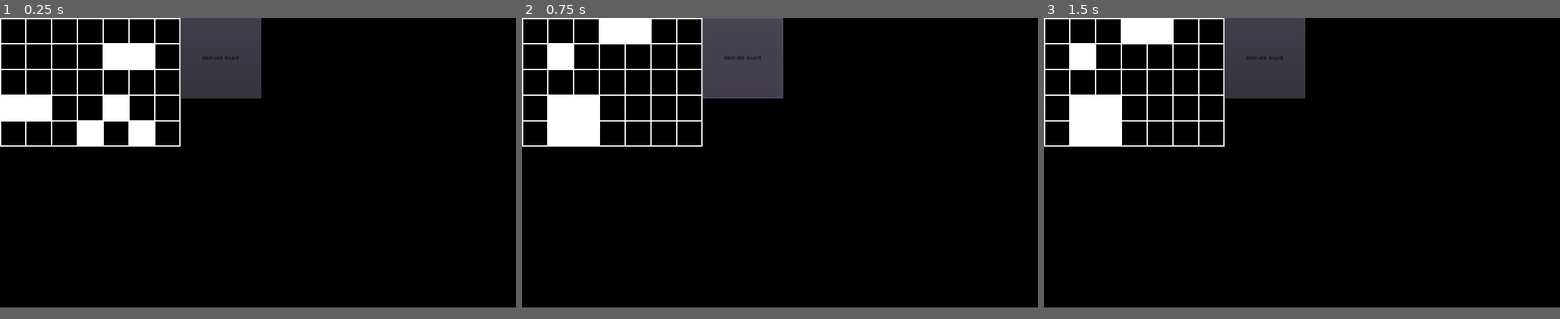
Above: before the commit, frames 1-3 (left to right).
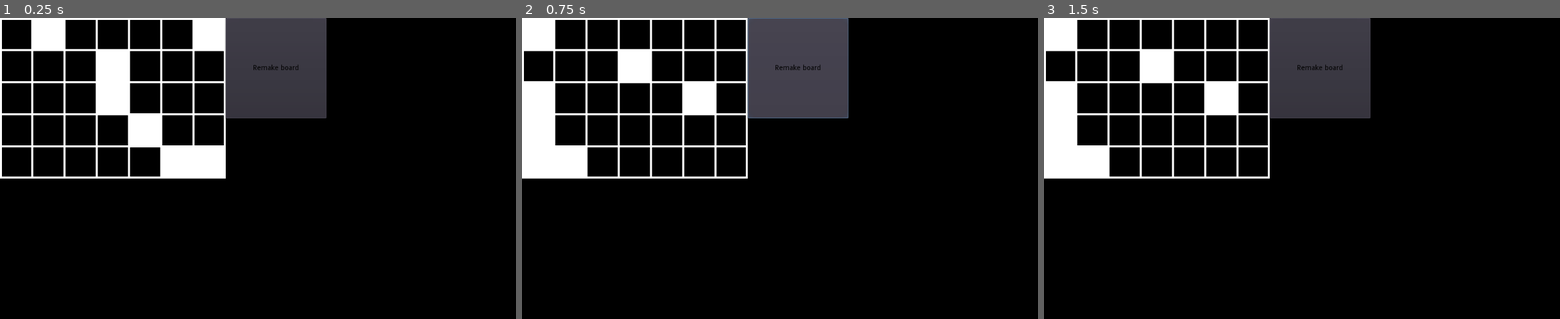
Above: after the commit, the same moments.

Repository: 0stam/turn-based-game
Game: Godot game, scene res://test_scene/TestScene.tscn
Two runs of this game, one before a commit and one after it. Both use one fixed random seed, a clock stepped at 60 frames per second and the inputs below.
Inputs (mouse positions are in pixels of both pictures, inside the frame that each line leads up to; where the layout moved, square brackets give the same spot in the first picture):
- Up to frame 1 (0.25 s): no input
- Up to frame 2 (0.75 s): click "Remake board" at 0.5 s
- Up to frame 3 (1.5 s): click (1059, 33) [1054, 30] at 1.25 s
The window is 800x450 before the commit and 800x468 after it. Grey fills any space a smaller window leaves; there, only what the larger window draws over its background counts as a difference.

The runs differ from the first frame. In frame 1, 14% of the frame differs, in the area x 0-64%, y 0-54%; in frame 2, 16%; in frame 3, 16%.

Commit message:
Add map generator

Diff:
--- a/board/board.gd
+++ b/board/board.gd
@@ -1,6 +1,7 @@
 extends Control
 
 
+# Texture names for graphics. Used when using given texture from different resolution folder
 var textures_path = "res://board/art"
 var textures = {
 	"field": "field.png",
@@ -10,6 +11,7 @@
 export var size : Vector2 = Vector2(6, 6)
 export var texture_size : int = 64
 var resizable = [self] # Nodes requiring resizing on columns/rows count change
+var initialized = false
 
 onready var fields : GridContainer = $Fields
 onready var grid : TextureRect = $Grid
@@ -18,15 +20,23 @@
 
 
 func _ready():
-	signals.connect("initialize", self, "initialize")
+	signals.connect("initialize", self, "initialize_board")
 
 	for i in get_children(): # Adding nodes witch need resizing
 		resizable.append(i) # If excluding some child would be required, consider blacklist
 
 
-func initialize(size_recieved=Vector2.ZERO) -> void:
-	if size_recieved != Vector2.ZERO:
-		size = size_recieved
+func initialize_board(size_recieved=Vector2.ZERO) -> void:
+	# Picking right size
+	if size_recieved != Vector2.ZERO: # If no size was given, use the scipt varables
+		if size_recieved == size: # If size didn't change, just reset all graphics
+			for i in fields.get_children():
+				i.texture_normal = null
+			return
+		size = size_recieved # If size was changed, proceed with new size
+
+	while fields.get_child_count() > 0: # Deleting all fields for sake of creating new ones
+		fields.get_child(0).queue_free()
 
 	# Loading sized textures
 	grid.texture = load(textures_path.plus_file(texture_size).plus_file(textures["field"]))
--- a/global/autoload/signals.gd
+++ b/global/autoload/signals.gd
@@ -6,7 +6,3 @@
 
 signal field_pressed(position)
 signal board_changed()
-
-
-func _ready():
-	pass
--- a/project.godot
+++ b/project.godot
@@ -15,7 +15,7 @@
 
 [application]
 
-config/name="tbpg"
+config/name="tbsg"
 run/main_scene="res://test_scene/TestScene.tscn"
 config/icon="res://icon.png"
 
@@ -23,38 +23,6 @@
 
 Signals="*res://global/autoload/signals.gd"
 
-[display]
-
-window/size/width=1280
-window/size/height=720
-window/size/fullscreen=true
-window/stretch/mode="2d"
-window/stretch/aspect="expand"
-
-[importer_defaults]
-
-texture={
-"compress/bptc_ldr": 0,
-"compress/hdr_mode": 0,
-"compress/lossy_quality": 0.7,
-"compress/mode": 0,
-"compress/normal_map": 0,
-"detect_3d": false,
-"flags/anisotropic": false,
-"flags/filter": false,
-"flags/mipmaps": false,
-"flags/repeat": 0,
-"flags/srgb": 2,
-"process/HDR_as_SRGB": false,
-"process/fix_alpha_border": true,
-"process/invert_color": false,
-"process/premult_alpha": false,
-"size_limit": 0,
-"stream": false,
-"svg/scale": 1.0
-}
-
 [rendering]
 
-quality/2d/use_pixel_snap=true
 environment/default_environment="res://default_env.tres"
--- a/systems/board.gd
+++ b/systems/board.gd
@@ -1,10 +1,13 @@
 extends Node
 
+# Variables keeping parsed json data
 var objects : Dictionary = {}
 var generators : Dictionary = {}
-var board : Array = []
 
-export(String) var json_list : String
+var board : Array = [] # Actual board array
+var flood_fill : Array = [] # Required for flood fill to work
+
+export(String) var json_list : String # Name of file containing all json files paths
 
 onready var signals = Signals
 
@@ -39,35 +42,92 @@
 func initialize_board(size : Vector2, reset:=true) -> void: # Fill board with empty dictionaries
 	if reset:
 		board = []
-	for i in range(size.y):
+	flood_fill = [] # Also reset the flood fill array
+	for i in range(size.x):
 		board.append([])
-		for _j in range(size.x):
+		flood_fill.append([])
+		for _j in range(size.y):
 			board[i].append({})
+			flood_fill[i].append(false)
+
+
+func flood_fill_check(position : Vector2) -> void: # Performing flood fill on board
+	# If position.x and y are valid board indexes
+	if len(board) > position.x and position.x >= 0 and len(board[0]) > position.y and position.y >= 0:
+		if not flood_fill[position.x][position.y]: # If this field wasn't processed previously.
+			if not get_key(position, "collision", false): # If there is no collision here
+				flood_fill[position.x][position.y] = true # Mark this field as processed
+				for i in range(-1, 2, 2): # Perform same operation for neighbouring fields
+					flood_fill_check(position + Vector2(i, 0))
+					flood_fill_check(position + Vector2(0, i))
+
+
+
+func check_for_unreachable():
+	# Finding first empty field
+	var start : Vector2 = Vector2.ZERO
+	var exit : bool = false # Indicates need of breaking outer loop
+	for i in range(len(board)):
+		for j in range(len(board[0])):
+			if not get_key(Vector2(i, j), "collision", false):
+				start = Vector2(i, j)
+				exit = true
+				break
+		if exit:
+			break
+
+	flood_fill_check(start) # Performing flood fill
+
+	for i in range(len(board)): # Checking if some empty field wasn't filled
+		for j in range(len(board[0])):
+			if get_key(Vector2(i, j), "collision", false) != (not flood_fill[i][j]):
+				return false # If so, returning false
+	print("DEBUG: true")
+	return true # Else returning true
 
 
 func generate_board(name : String) -> void:
-	var field_count = len(board) * len(board[0]) # Number of fields present on the board
-	for object in generators[name]["objects"]: # For every object type to be generated
-		var quantity : float = 0 # Variable storing how many of that object should be generated
+	while true:
+		var field_count = len(board) * len(board[0]) # Number of fields present on the board
+		for object in generators[name]["objects"]: # For every object type to be generated
+			var quantity : float = 0 # Variable storing how many of that object should be generated
 
-		# Qantity is table following rule [a, b, c] = a*q^2+b*q+c and so on, where q is field_count
-		for i in range(len(object["quantity"])):
-			quantity += pow(field_count, i) * object["quantity"][-i - 1]
+			# Qantity is table following rule [a, b, c] = a*q^2+b*q+c and so on, where q is field_count
+			for i in range(len(object["quantity"])):
+				quantity += pow(field_count, i) * object["quantity"][-i - 1]
 
-		quantity = clamp(quantity, 0, field_count) # Clamping quantity to valid values
-		match object["round"]: # Applying requested type of rounding to int
-			"math":
-				quantity = round(quantity)
-			"down":
-				quantity = floor(quantity)
-			"up":
-				quantity = ceil(quantity)
+			quantity = clamp(quantity, 0, field_count) # Clamping quantity to valid values
+			match object["round"]: # Applying requested type of rounding to int
+				"math":
+					quantity = round(quantity)
+				"down":
+					quantity = floor(quantity)
+				"up":
+					quantity = ceil(quantity)
 
-		# Putting objects on board: ff field is empty, place object, else try again
-		while quantity > 0:
-			var field_coordinates = Vector2(randi() % len(board), randi() % len(board[0]))
-			if board[field_coordinates.x][field_coordinates.y].hash() == {}.hash():
-				board[field_coordinates.x][field_coordinates.y] = objects[object["id"]].duplicate()
-				quantity -= 1
+			# Putting objects on board: if field is empty, place object, else try again
+			while quantity > 0:
+				var field_coordinates = Vector2(randi() % len(board), randi() % len(board[0]))
+				if board[field_coordinates.x][field_coordinates.y].hash() == {}.hash():
+					board[field_coordinates.x][field_coordinates.y] = objects[object["id"]].duplicate()
+					quantity -= 1
+		if check_for_unreachable(): # If map is alright, proceed
+			break
+		else: # If some empty field cannot be accessed (eg. map is split), try again
+			initialize_board(Vector2(len(board), len(board[0])))
+	signals.emit_signal("board_changed")
 
-	signals.emit_signal("board_changed")
+
+func get_key(position : Vector2, key : String, default): # Used for getting same key from board
+	if board[position.x][position.y].has(key):
+		return board[position.x][position.y][key]
+	else:
+		return default
+
+
+func has_collision(position : Vector2) -> bool:
+	return get_key(position, "collision", false)
+
+
+func get_graphic(position : Vector2):
+	return get_key(position, "graphic", null)
--- a/systems/display.gd
+++ b/systems/display.gd
@@ -6,16 +6,23 @@
 onready var board_data = get_node(board_data_path)
 onready var board = get_node(board_path)
 
+var graphics = {}
+
 
 func _ready():
 	Signals.connect("board_changed", self, "update_board")
+
+
+func get_graphic(name : String):
+	if not name in graphics:
+		graphics[name] = load("res://art/".plus_file(name))
+	return graphics[name]
 
 
 func update_board():
 	for i in range(len(board_data.board)):
 		for j in range(len(board_data.board[i])):
 			if board_data.board[i][j].has("graphic"):
-				board.set_field(Vector2(j, i),
-								load("res://art/".plus_file(board_data.board[i][j]["graphic"])))
+				board.set_field(Vector2(i, j), get_graphic(board_data.board[i][j]["graphic"]))
 			else:
-				board.set_field(Vector2(j, i), null)
+				board.set_field(Vector2(i, j), null)
--- a/test_scene/TestScene.gd
+++ b/test_scene/TestScene.gd
@@ -8,9 +8,13 @@
 func _ready():
 	randomize()
 	Signals.connect("field_pressed", self, "_on_field_pressed")
+	make_board()
+
+
+
+func make_board():
 	Signals.emit_signal("initialize", Vector2(7, 5))
 	Signals.emit_signal("board_generation_requested", "simple")
-
 
 
 func _on_field_pressed(cooridinates : Vector2):
@@ -18,5 +22,4 @@
 
 
 func _on_Button_pressed():
-	Signals.emit_signal("initialize", Vector2(7, 5))
-	Signals.emit_signal("board_generation_requested", "simple")
+	make_board()
--- a/test_scene/TestScene.tscn
+++ b/test_scene/TestScene.tscn
@@ -1,15 +1,15 @@
 [gd_scene load_steps=6 format=2]
 
-[ext_resource path="res://board/board.tscn" type="PackedScene" id=1]
+[ext_resource path="res://test_scene/TestScene.gd" type="Script" id=1]
 [ext_resource path="res://global/themes/0_separation.tres" type="Theme" id=2]
-[ext_resource path="res://test_scene/TestScene.gd" type="Script" id=3]
+[ext_resource path="res://board/board.tscn" type="PackedScene" id=3]
 [ext_resource path="res://systems/board.tscn" type="PackedScene" id=4]
 [ext_resource path="res://systems/display.tscn" type="PackedScene" id=5]
 
 [node name="TestScene" type="Control"]
 anchor_right = 1.0
 anchor_bottom = 1.0
-script = ExtResource( 3 )
+script = ExtResource( 1 )
 __meta__ = {
 "_edit_use_anchors_": false
 }
@@ -30,9 +30,9 @@
 "_edit_use_anchors_": false
 }
 
-[node name="Board" parent="HBoxContainer" instance=ExtResource( 1 )]
+[node name="Board" parent="HBoxContainer" instance=ExtResource( 3 )]
 margin_right = 600.0
-margin_bottom = 720.0
+margin_bottom = 600.0
 size = Vector2( 3, 3 )
 
 [node name="Button" type="Button" parent="HBoxContainer"]
